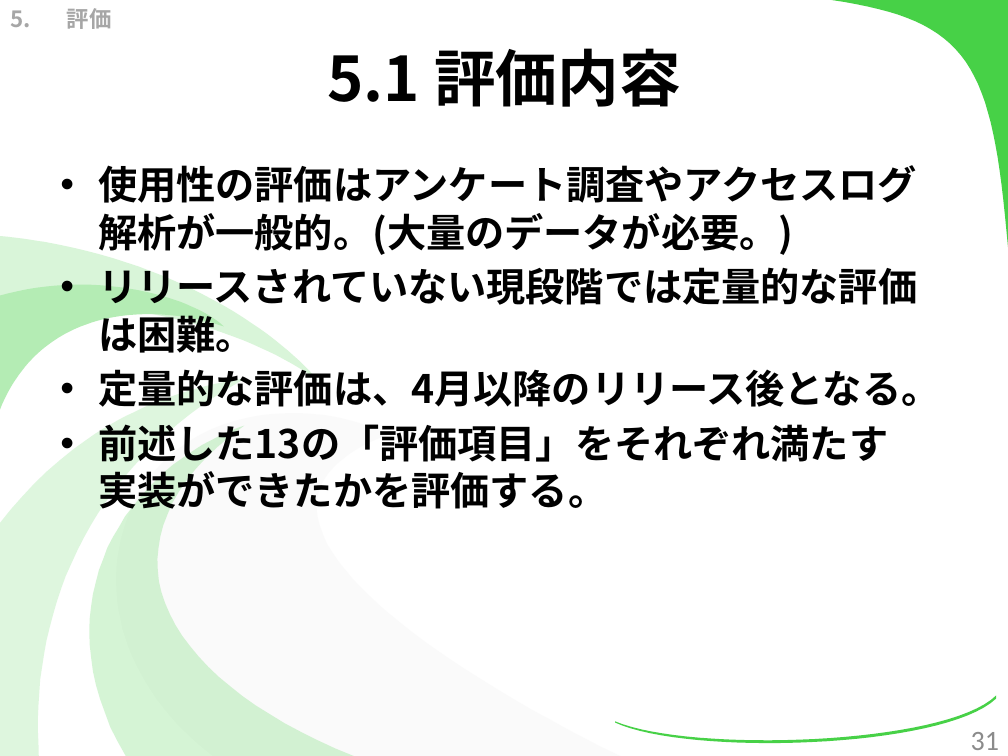
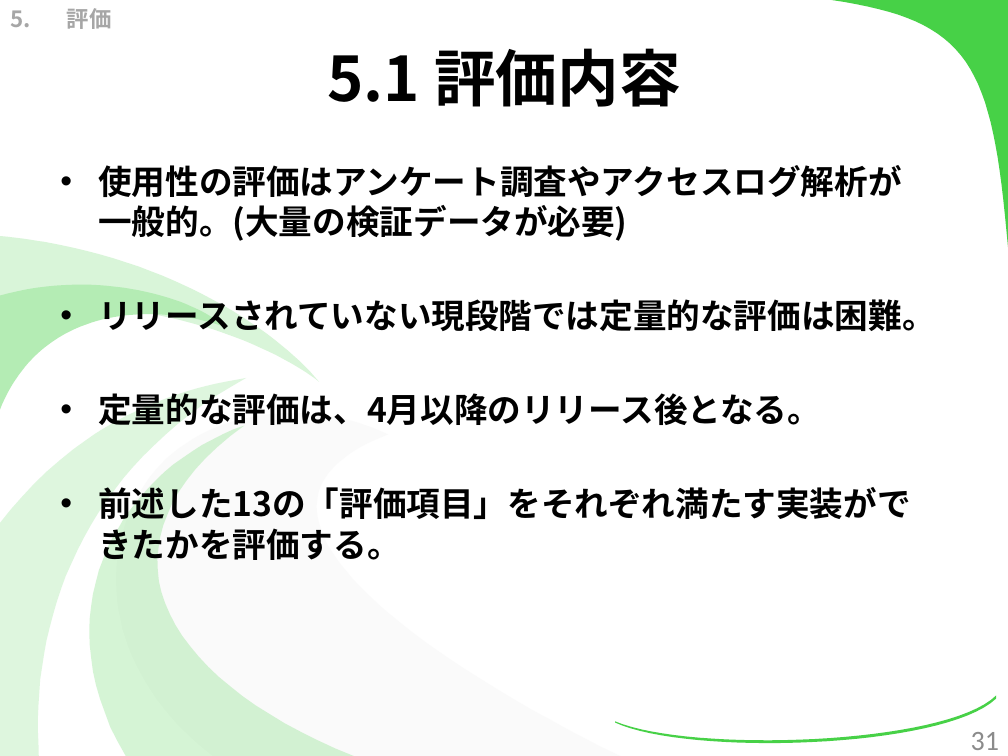
Before and after one commit to kotaro0717/Report-Management, a slide deck: slide 31 of 1.中間報告/3.発表資料/report_hokada.pptx. Drawn at 1008x756 pixels with LibreOffice and Linux fonts; fonts in the diff are those of the drawing. Boxes give left, top, right and bottom in pixels: in the first picture for what was removed or moved away, otherwise in the second. Text is boxed around its words. In the diff, an @@ line names an element or a change of style, - is before the commit and + after.

```diff
--- a/1.中間報告/3.発表資料/report_hokada.pptx
+++ b/1.中間報告/3.発表資料/report_hokada.pptx
@@ text at [98, 165, 901, 241]: text changed; size 28 to 24 pt @@
-• 使用性の評価はアンケート調査やアクセスログ解析が一般的。(大量のデータが必要。)
+• 使用性の評価はアンケート調査やアクセスログ解析が一般的。(大量の検証データが必要)
@@ text at [98, 294, 935, 560]: size 28 to 24 pt in "リリースされていない現段階では定量的な評価は困難。", "定量的な評価は、4月以降のリリース後となる。", "前述した13の「評価項目」をそれぞれ満たす実装ができたかを評価する。" @@
```
Also in this commit, not shown: 23 other slides changed, 3 slides added.
